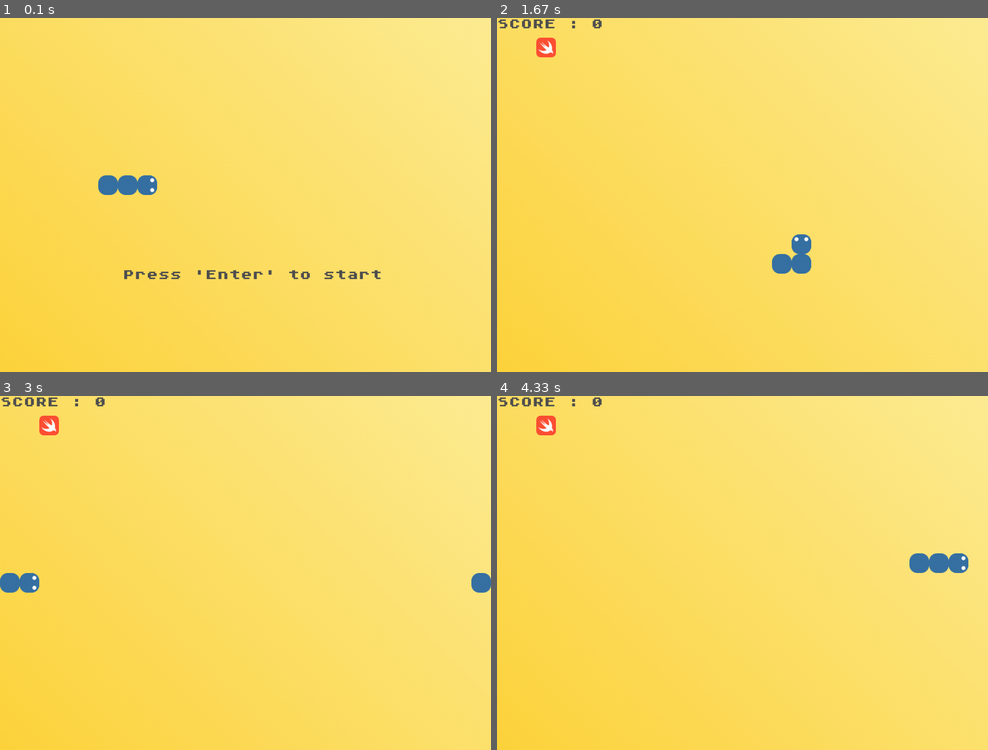
Above: before the commit, frames 1-4 (two rows, left to right).
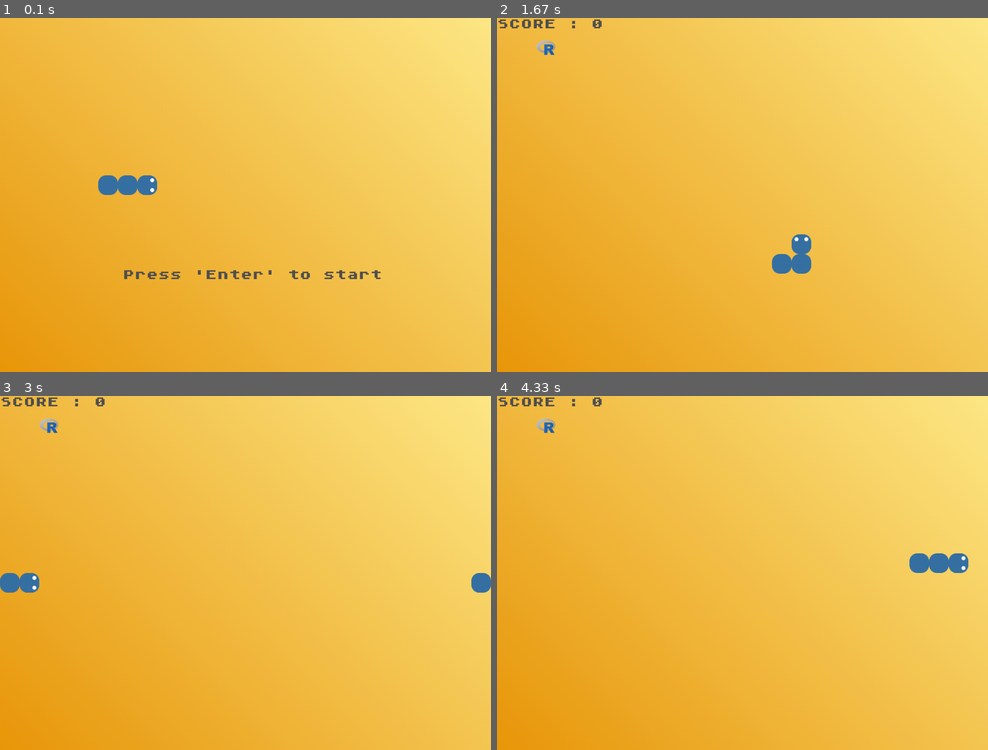
Above: after the commit, the same moments.

Repository: alexanderchainsaw/pygameHungryPythonOld
Game: pygame game, started from main.py
The game is run twice, just before and just after one commit, with the same random seed, the same clock (stepped at 60 frames per second) and the same inputs.
Inputs:
- Up to frame 1 (0.1 s): no input
- Up to frame 2 (1.67 s): tap Enter at 0.33 s; tap S at 0.67 s; hold Right 1.07-1.53 s; hold Up from 1.57 s (still down)
- Up to frame 3 (3 s): release Up at 1.87 s; hold Right 1.9-2.37 s; hold Left 2.4-2.93 s; hold Down from 2.97 s (still down)
- Up to frame 4 (4.33 s): release Down at 3.27 s; hold Left 3.3-3.7 s; hold Up 3.73-4.1 s; hold Right from 4.13 s (still down)

The runs differ from the first frame. In frame 1, 78% of the frame differs, in the area x 0-100%, y 0-100%; in frame 2, 79%; in frame 3, 79%; in frame 4, 79%.

Commit message:
fin assets
added more lang icons

Diff:
--- a/assets.py
+++ b/assets.py
@@ -1,18 +1,24 @@
 import pygame
 
-BACKGROUND = pygame.image.load('Assets/Background.png')
+BACKGROUND = pygame.image.load('Assets/background.png')
 BODY = pygame.image.load('Assets/PythonBody.png')
 HEAD_UP = pygame.image.load('Assets/PythonHeadUp.png')
 HEAD_DOWN = pygame.image.load('Assets/PythonHeadDown.png')
 HEAD_RIGHT = pygame.image.load('Assets/PythonHeadRight.png')
 HEAD_LEFT = pygame.image.load('Assets/PythonHeadLeft.png')
+C = pygame.image.load('Assets/c.png')
 CPLUS = pygame.image.load('Assets/cplusplus.png')
 CSHARP = pygame.image.load('Assets/csharp.png')
 JS = pygame.image.load('Assets/js.png')
 JAVA = pygame.image.load('Assets/java.png')
+R = pygame.image.load('Assets/r.png')
 RUBY = pygame.image.load('Assets/ruby.png')
 GOLANG = pygame.image.load('Assets/golang.png')
 PHP = pygame.image.load('Assets/php.png')
 RUST = pygame.image.load('Assets/rust.png')
 SWIFT = pygame.image.load('Assets/swift.png')
-FOOD_FOR_PYTHON = [CPLUS, CSHARP, JS, JAVA, RUST, RUBY, GOLANG, PHP, SWIFT]
+SCALA = pygame.image.load('Assets/scala.png')
+KOTLIN = pygame.image.load('Assets/kotlin.png')
+HASKELL = pygame.image.load('Assets/haskell.png')
+
+FOOD_FOR_PYTHON = [CPLUS, CSHARP, JS, JAVA, RUST, RUBY, GOLANG, PHP, SWIFT, SCALA, HASKELL, KOTLIN, R, C]
Binary file changed: Assets/Background.png
Binary file removed: Assets/Background_2.png
Binary file removed: Assets/Background_3.png
Binary file added: Assets/c.png
Binary file added: Assets/haskell.png
Binary file added: Assets/kotlin.png
Binary file added: Assets/r.png
Binary file added: Assets/scala.png
